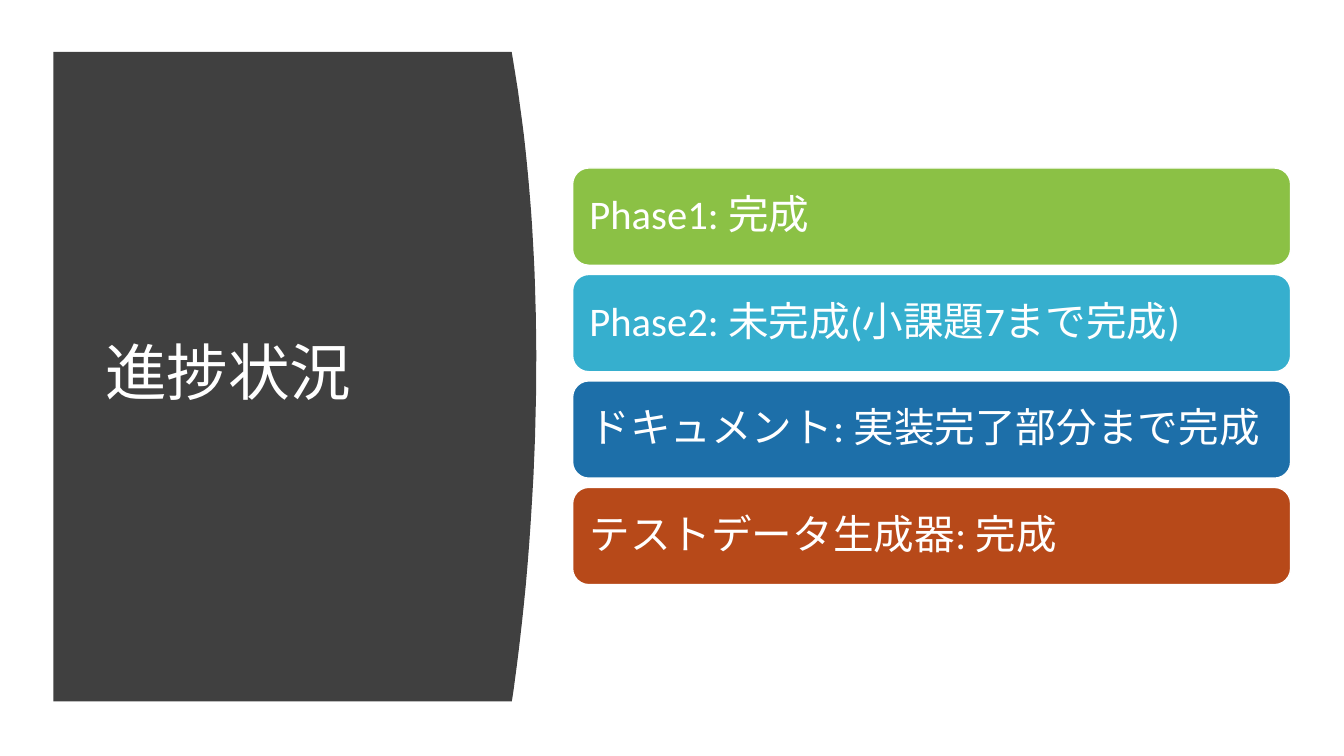
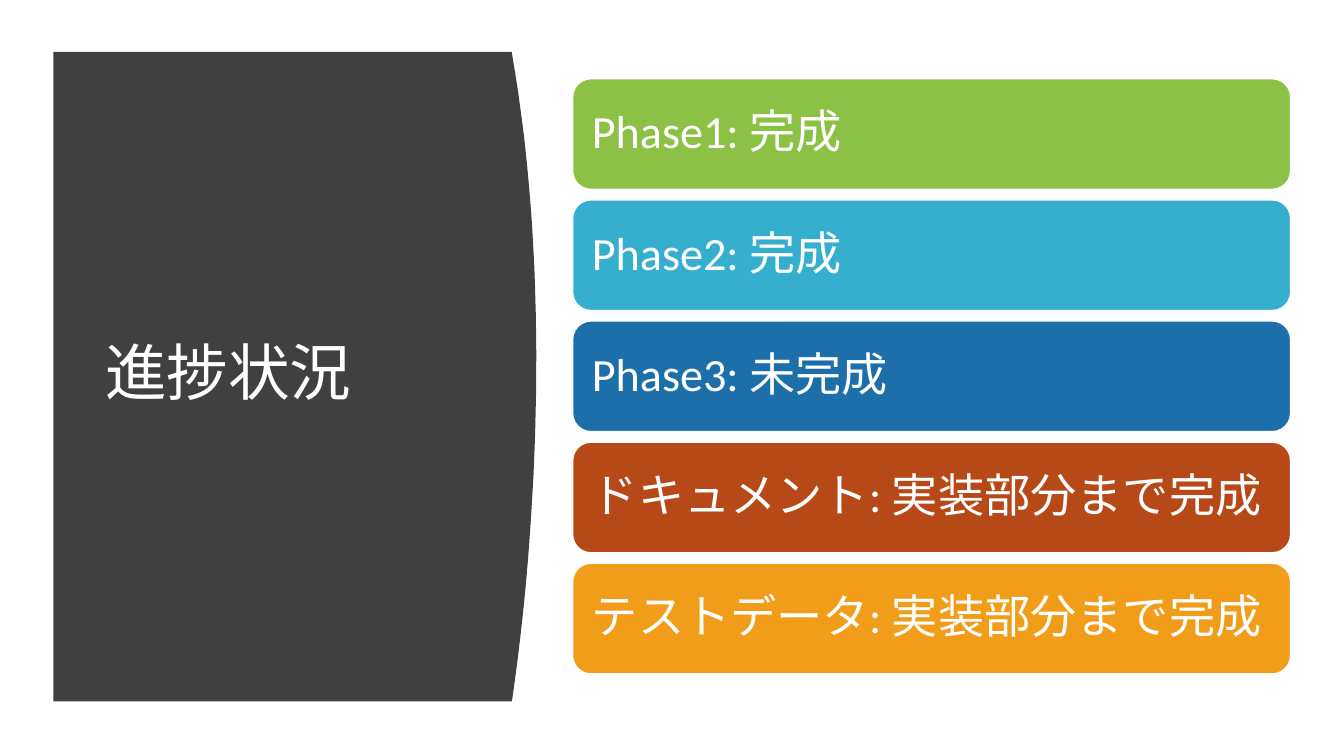
Before and after one commit to ie03-aizu-2019/ie03project-skys, a slide deck: slide 4 of Reports/Midterm.pptx. Drawn at 1344x756 pixels with LibreOffice and Linux fonts; fonts in the diff are those of the drawing. Boxes give left, top, right and bottom in pixels: in the first picture for what was removed or moved away, otherwise in the second. Text is boxed around its words. In the diff, an @@ line names an element or a change of style, - is before the commit and + after.

Commit message:
update slides

```diff
--- a/Reports/Midterm.pptx
+++ b/Reports/Midterm.pptx
@@ rounded rectangle: place and size @@
-rounded rectangle at bbox=[573, 168, 1291, 265]
+rounded rectangle at bbox=[573, 79, 1291, 190]
@@ text "Phase1: 完成": place and size @@
-text "Phase1: 完成" at bbox=[589, 195, 809, 232]
+text "Phase1: 完成" at bbox=[592, 109, 841, 152]
@@ text "Phase1: 完成" at bbox=[592, 109, 841, 152]: size 29 to 33 pt; more space between paragraphs @@
@@ rounded rectangle: place and size @@
-rounded rectangle at bbox=[573, 274, 1291, 371]
+rounded rectangle at bbox=[573, 200, 1291, 311]
@@ text at bbox=[592, 231, 841, 274]: text changed; size 29 to 33 pt @@
-Phase2: 未完成(小課題7まで完成)
+Phase2: 完成
@@ rounded rectangle: place and size @@
-rounded rectangle at bbox=[573, 381, 1291, 478]
+rounded rectangle at bbox=[573, 321, 1291, 432]
@@ text added at bbox=[592, 352, 888, 395], 33 pt, text #FFFFFF @@
+Phase3: 未完成
@@ rounded rectangle: place and size @@
-rounded rectangle at bbox=[573, 487, 1291, 584]
+rounded rectangle at bbox=[573, 443, 1291, 554]
@@ text at bbox=[592, 473, 1262, 516]: text changed; size 29 to 33 pt @@
-ドキュメント: 実装完了部分まで完成
+ドキュメント: 実装部分まで完成
@@ rounded rectangle added at bbox=[573, 564, 1291, 675], fill #F19D19, outline #FFFFFF 1 pt @@
@@ text at bbox=[592, 594, 1262, 637]: text changed; size 29 to 33 pt @@
-テストデータ生成器: 完成
+テストデータ: 実装部分まで完成
```
Also in this commit, not shown: 3 other files.
